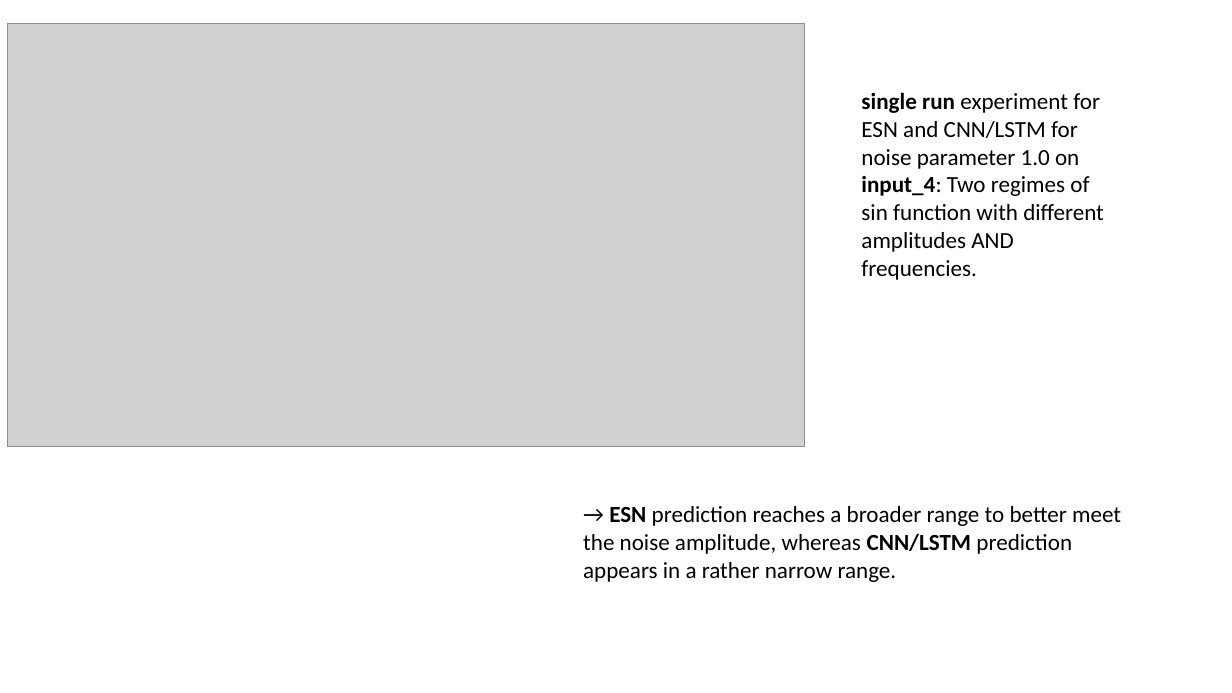
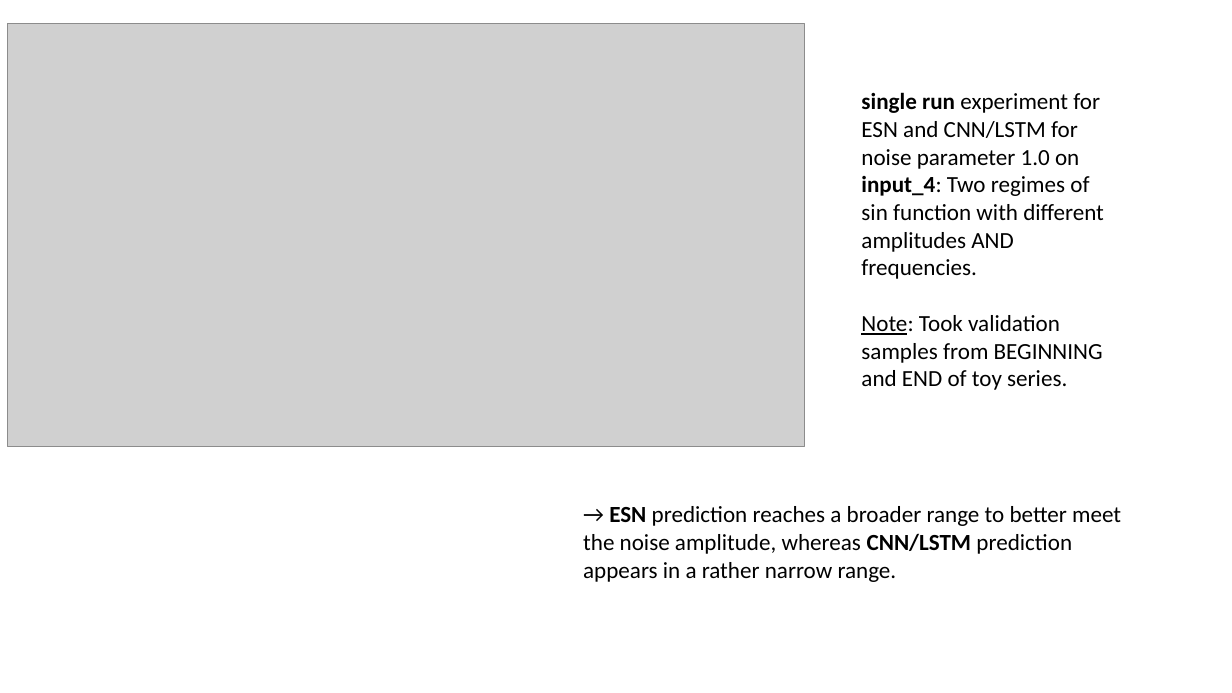
Before and after one commit to MarcoLandtHayen/EchoStateNetworks, a slide deck: slide 3 of ESN_exp02_BasicESN.pptx. Drawn at 1232x693 pixels with LibreOffice and Linux fonts; fonts in the diff are those of the drawing; grey boxes stand for pictures. Boxes give left, top, right and bottom in pixels: in the first picture for what was removed or moved away, otherwise in the second. Text is boxed around its words. In the diff, an @@ line names an element or a change of style, - is before the commit and + after.

```diff
--- a/ESN_exp02_BasicESN.pptx
+++ b/ESN_exp02_BasicESN.pptx
@@ text at [861, 315, 1103, 390]: paragraph added @@
+Note: Took validation samples from BEGINNING and END of toy series.
```
Also in this commit, not shown: 1 other file.
